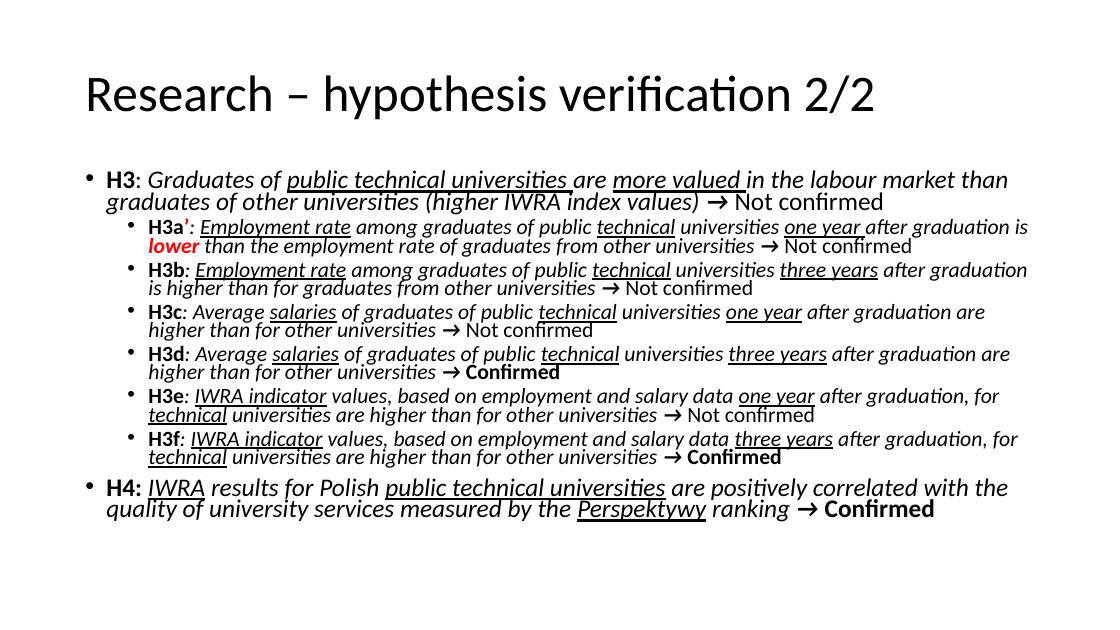
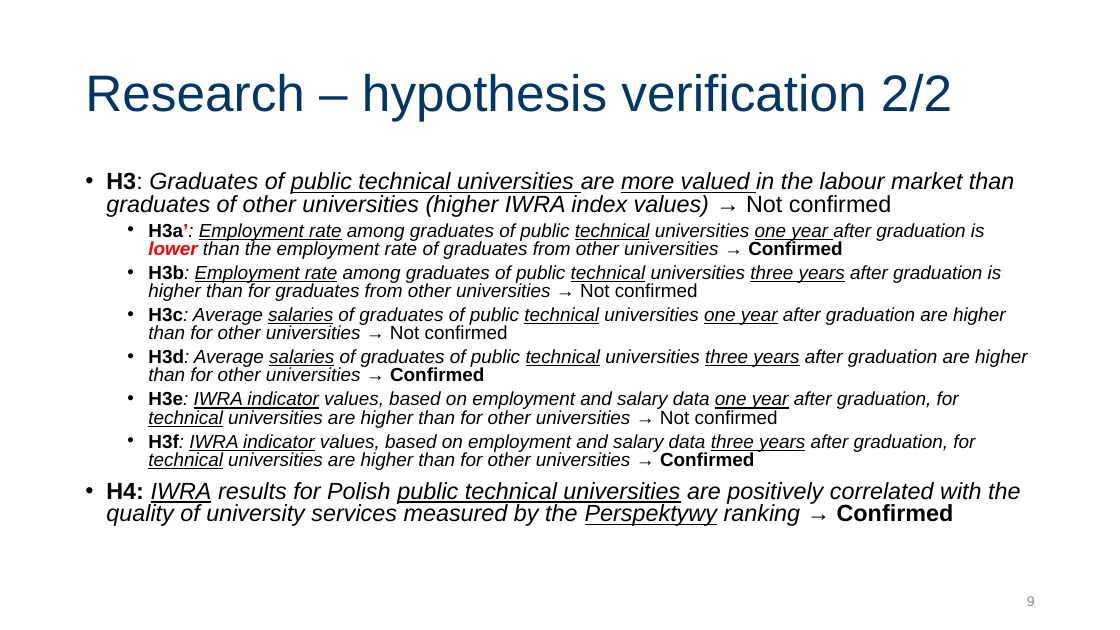
Before and after one commit to JeanPaulSzefler/doktorat_git, a slide deck: slide 9 of Egzaminy doktorskie/angielski/SSI_forHEI_QMS.pptx (slide 13 before the commit). Drawn at 1120x630 pixels with LibreOffice and Linux fonts; fonts in the diff are those of the drawing. Boxes give left, top, right and bottom in pixels: in the first picture for what was removed or moved away, otherwise in the second. Text is boxed around its words. In the diff, an @@ line names an element or a change of style, - is before the commit and + after.

```diff
--- a/Egzaminy doktorskie/angielski/SSI_forHEI_QMS.pptx
+++ b/Egzaminy doktorskie/angielski/SSI_forHEI_QMS.pptx
@@ title "Research – hypothesis verification 2/2" at (85,73,952,121): font Calibri to Arial, text colour #000000 to #003767 @@
@@ text at (106,172,1028,526): size 21.7 to 20 pt in "H3: Graduates of public technical universities are ...", "H4: IWRA results for Polish public technical ..."; font Calibri to Arial in "H3: Graduates of public technical universities are ...", "H3b: Employment rate among graduates of public ...", "H3c: Average salaries of graduates of public ...", "H3d: Average salaries of graduates of public ..." and 3 more places; size 18.6 to 16.2 pt in "H3b: Employment rate among graduates of public ...", "H3c: Average salaries of graduates of public ...", "H3d: Average salaries of graduates of public ...", "H3e: IWRA indicator values, based on employment ..." and 1 more places; line spacing 0.7 to 0.8 @@
@@ text at (148,223,985,259): text changed; size 18.6 to 16.2 pt; font Calibri to Arial @@
-  • H3a’: Employment rate among graduates of public technical universities one year after graduation is lower than the employment rate of graduates from other universities → Not confirmed
+  • H3a’: Employment rate among graduates of public technical universities one year after graduation is lower than the employment rate of graduates from other universities → Confirmed
@@ page number added at (1027,596,1035,606), 12 pt, text #8C8C8C @@
+9
```
Also in this commit, not shown: 12 other slides changed, 1 slide added, 5 slides removed, 37 other files.
